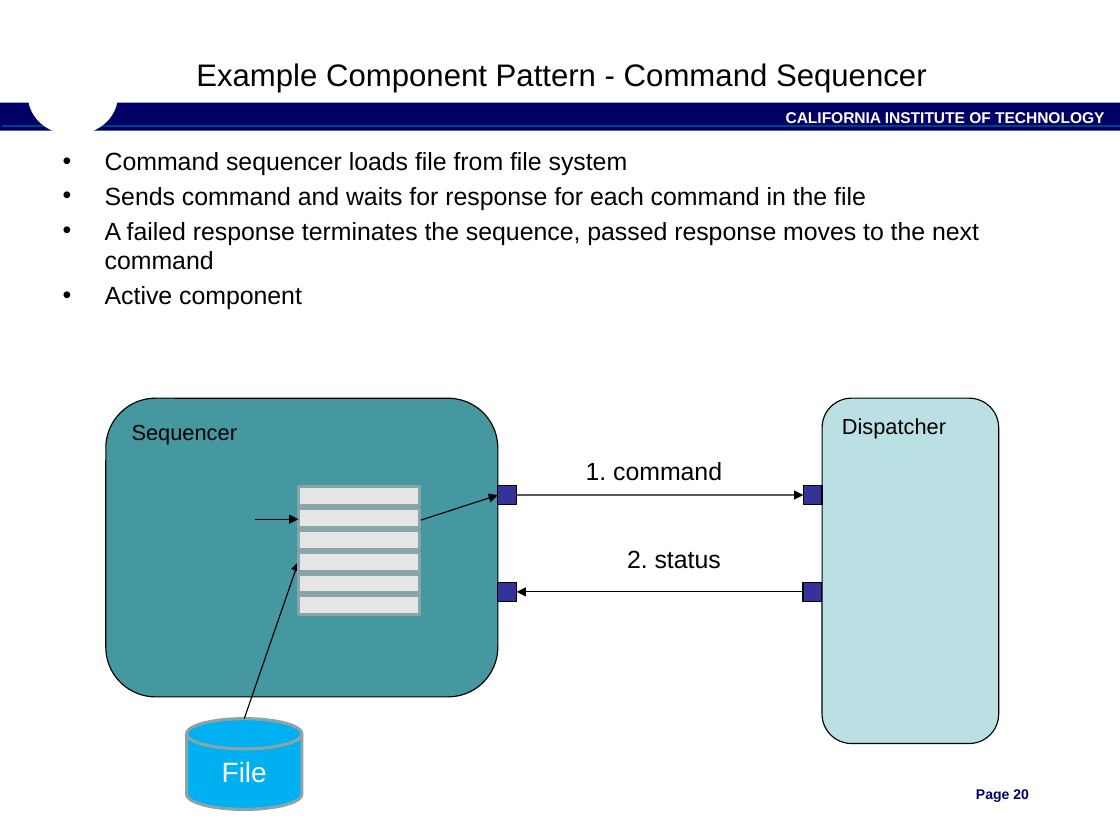
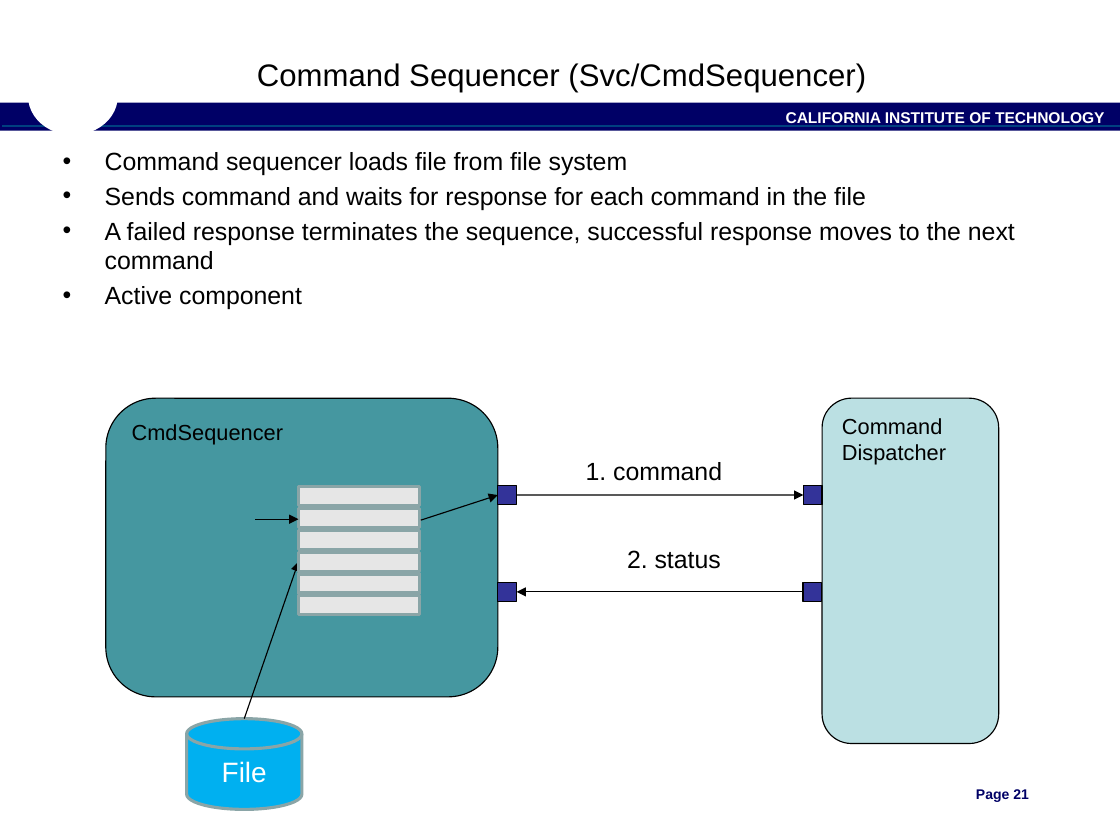
Before and after one commit to nasa/fprime, a slide deck: slide 21 of docs/Architecture/FPrimeSoftwareArchitecture.pptx (slide 20 before the commit). Drawn at 1120x840 pixels with LibreOffice and Linux fonts; fonts in the diff are those of the drawing; background and template pictures are left out. Boxes give left, top, right and bottom in pixels: in the first picture for what was removed or moved away, otherwise in the second. Text is boxed around its words. In the diff, an @@ line names an element or a change of style, - is before the commit and + after.

```diff
--- a/docs/Architecture/FPrimeSoftwareArchitecture.pptx
+++ b/docs/Architecture/FPrimeSoftwareArchitecture.pptx
@@ title at (x1=257, y1=63, x2=866, y2=92): text changed @@
-Example Component Pattern - Command Sequencer
+Command Sequencer (Svc/CmdSequencer)
@@ text at (x1=105, y1=222, x2=1015, y2=270): text changed @@
-• A failed response terminates the sequence, passed response moves to the next command
+• A failed response terminates the sequence, successful response moves to the next command
@@ text in rounded rectangle at (x1=842, y1=418, x2=943, y2=435): paragraph added @@
+Command
@@ text in rounded rectangle at (x1=132, y1=424, x2=284, y2=444): text changed @@
-Sequencer
+CmdSequencer
@@ page number at (x1=976, y1=789, x2=1029, y2=802): text changed @@
-Page 20
+Page 21
```
Also in this commit, not shown: 20 other slides changed, 7 slides added.
